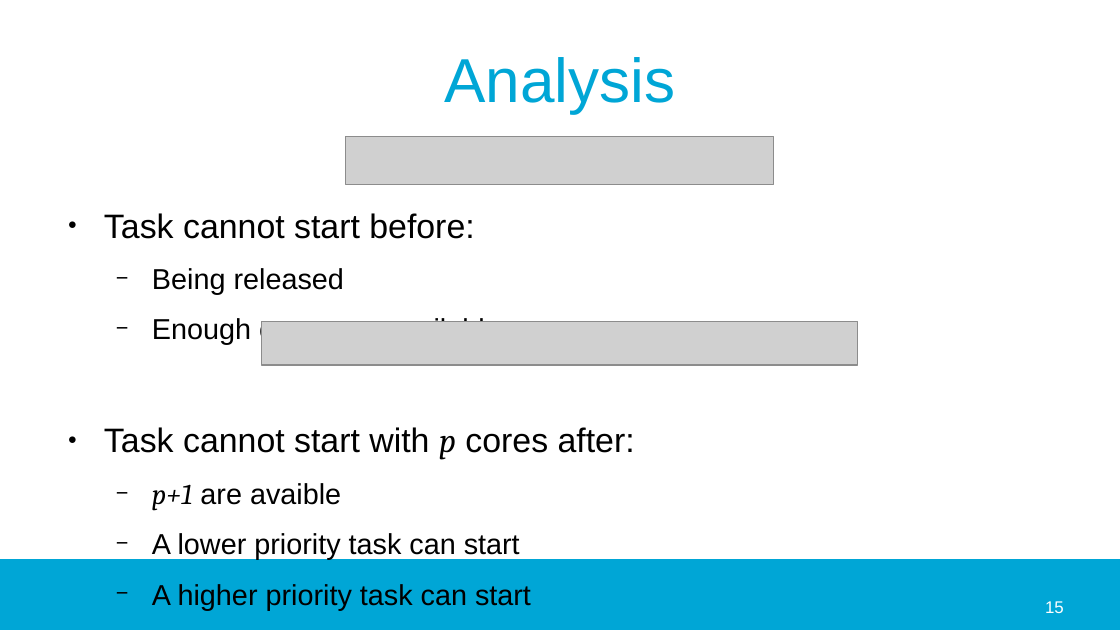
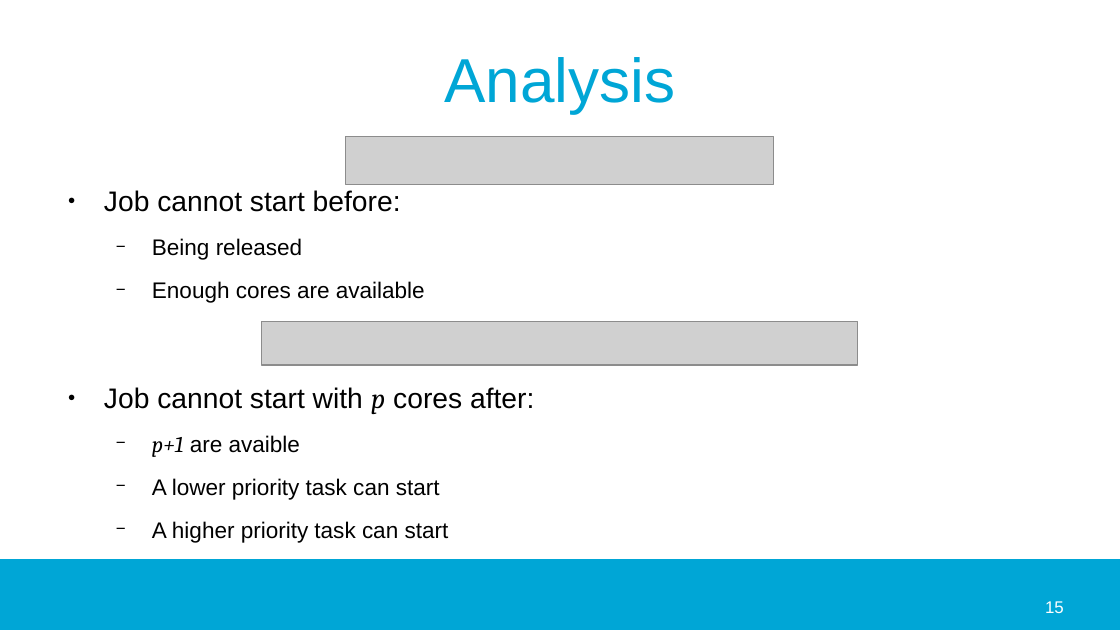
Before and after one commit to jmigual/APATeoria, a slide deck: slide 15 of Notes/TFM_presentations/2020_02_24/2020_02_24.odp. Drawn at 1120x630 pixels with LibreOffice and Linux fonts; fonts in the diff are those of the drawing; grey boxes stand for pictures; background and template pictures are left out. Boxes give left, top, right and bottom in pixels: in the first picture for what was removed or moved away, otherwise in the second. Text is boxed around its words. In the diff, an @@ line names an element or a change of style, - is before the commit and + after.

```diff
--- a/Notes/TFM_presentations/2020_02_24/2020_02_24.odp
+++ b/Notes/TFM_presentations/2020_02_24/2020_02_24.odp
@@ text "Job cannot start before:": place and size @@
-text "Job cannot start before:" at [104,213,635,610]
+text "Job cannot start before:" at [104,190,534,543]
@@ text at [104,190,401,212]: text changed; size 24.1 to 20 pt @@
-● Task cannot start before:
+● Job cannot start before:
@@ text at [152,238,449,543]: size 20.4 to 16 pt in "Being released", "Enough cores are available", "p+1 are avaible", "A lower priority task can start" and 1 more places @@
@@ text at [104,387,534,414]: text changed; size 24.1 to 20 pt @@
-● Task cannot start with p cores after:
+● Job cannot start with p cores after:
```
Also in this commit, not shown: 6 other slides changed, 1 slide added, 8 other files.
